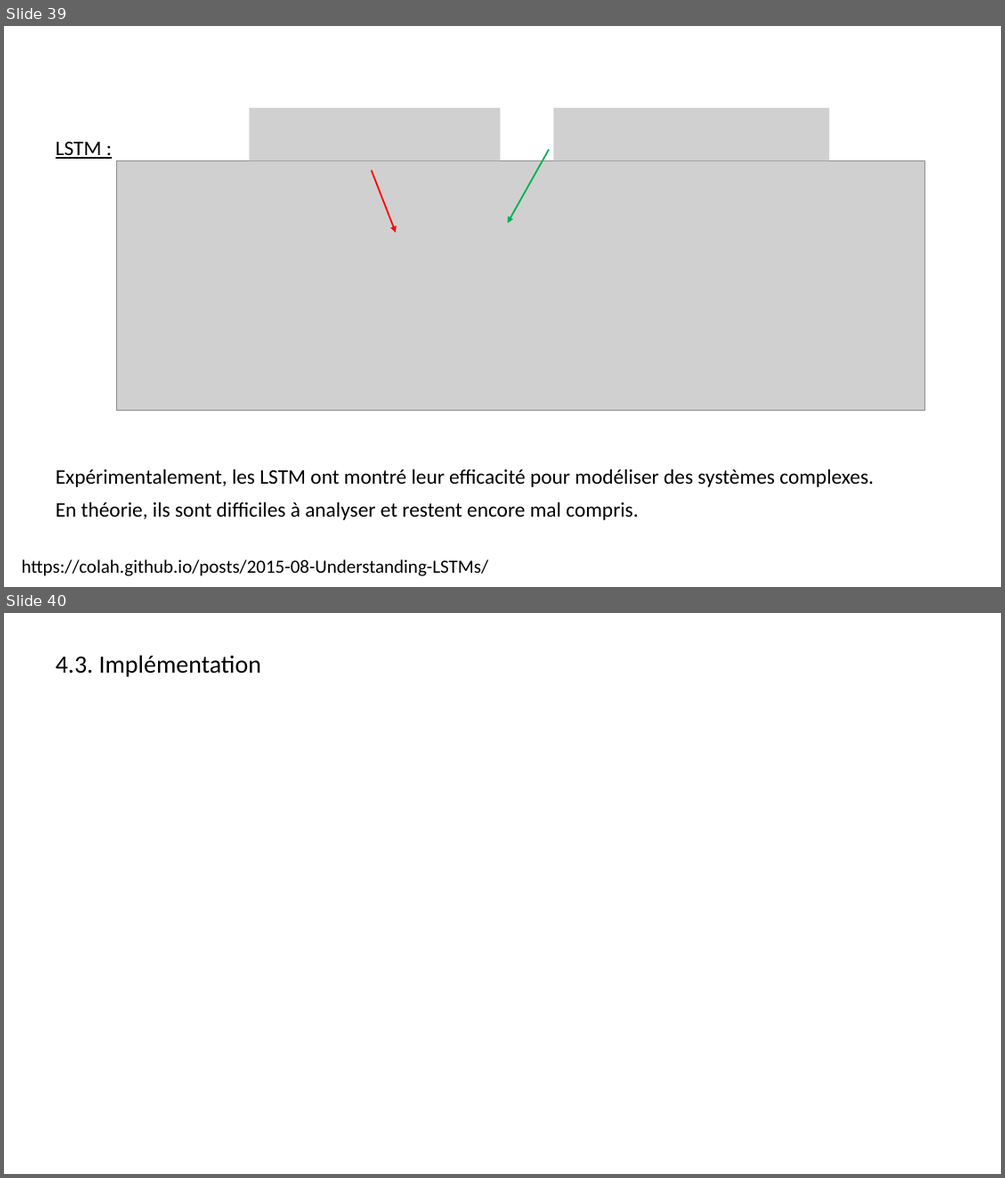
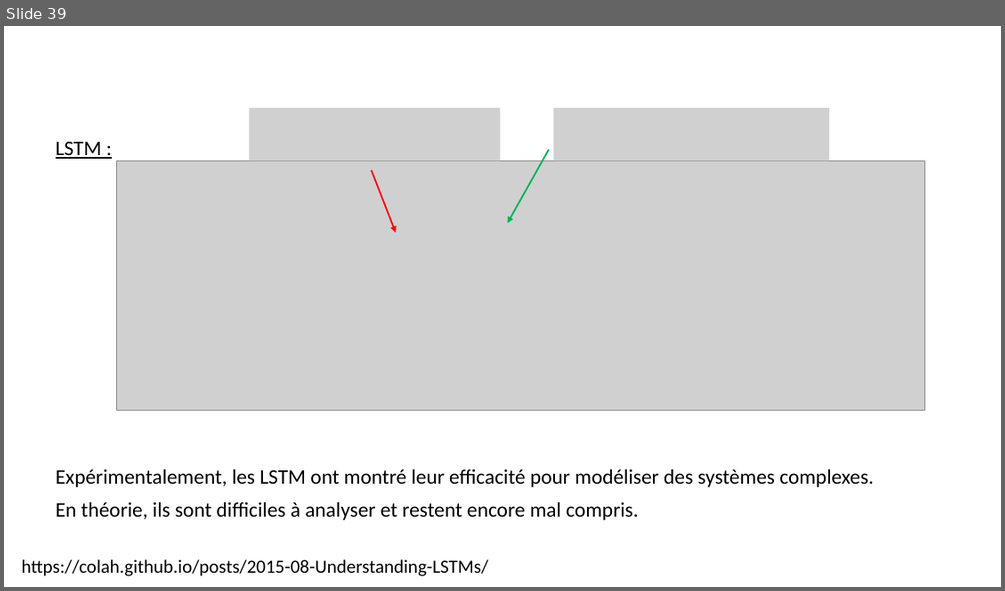
Before and after one commit to jolindien-git/jolindien-git.github.io, a slide deck: Intelligence Artificielle et Analyse de donnees.pptx. Shown one above the other, each under a label of ours: slides 39 and 40 before the commit, slide 39 after it. The pictures are 1005x1178 and 1005x591 pixels, drawn with LibreOffice and Linux fonts; fonts in the diff are those of the drawing; grey boxes stand for pictures. Boxes give left, top, right and bottom in pixels: in the first picture for what was removed or moved away, otherwise in the second. Text is boxed around its words. In the diff, an @@ line names an element or a change of style, - is before the commit and + after.

```diff
--- a/Intelligence Artificielle et Analyse de donnees.pptx
+++ b/Intelligence Artificielle et Analyse de donnees.pptx
@@ slide 40 removed at box(4, 613, 1001, 1174), background #FFFFFF @@
@@ text removed at box(56, 655, 261, 677) @@
-4.3. Implémentation
```
Also in this commit, not shown: 7 slides added, 1 other file.
